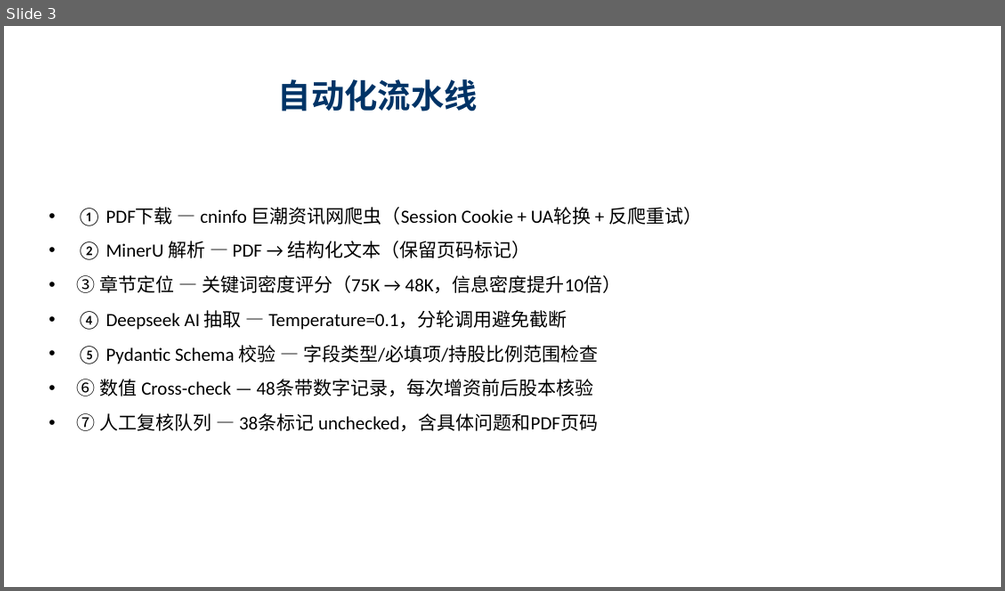
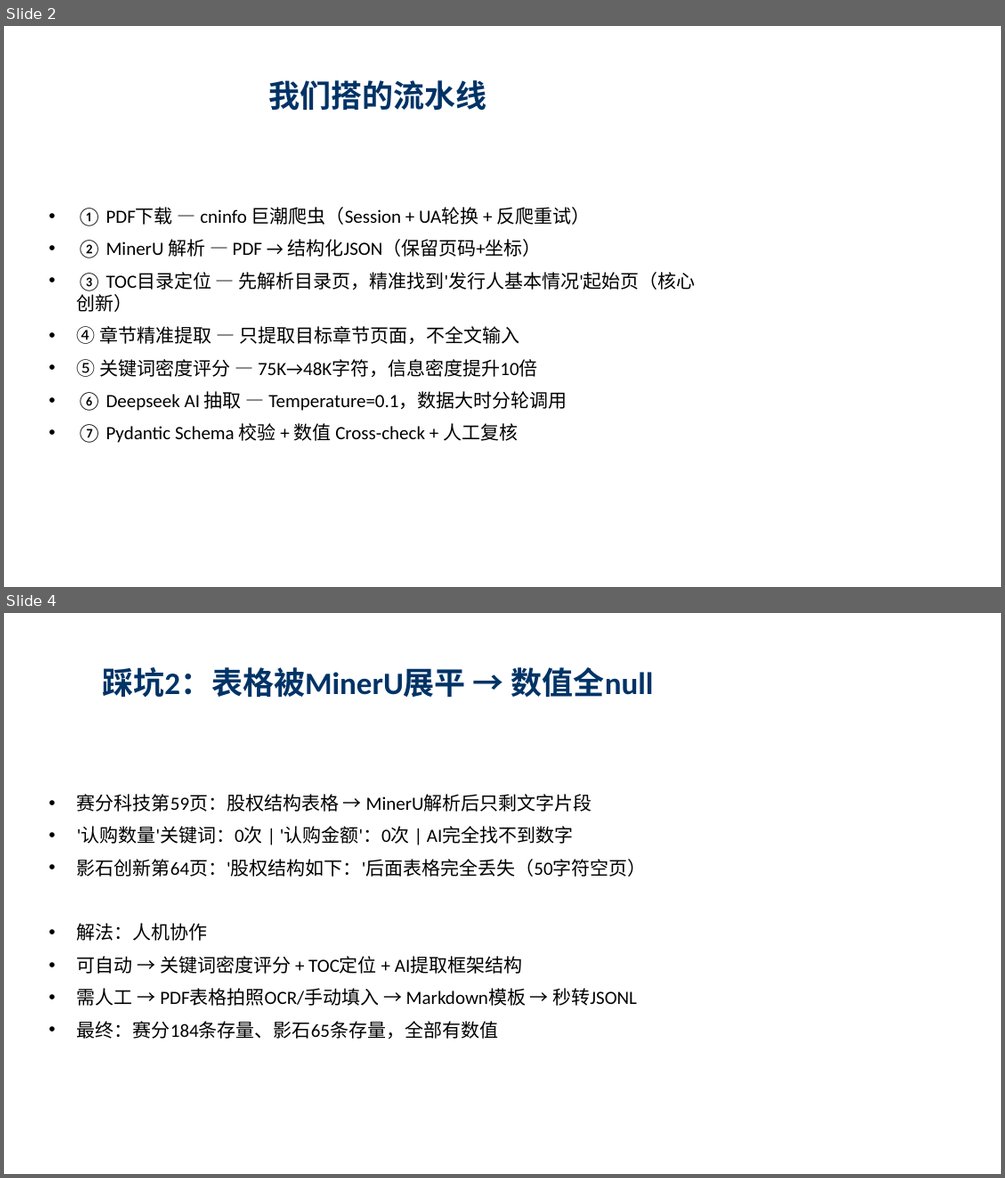
Before and after one commit to flyxx-pro/team-star, a slide deck: presentation/Week3_汇报_刘宇轩_苏宇垚.pptx. Shown one above the other, each under a label of ours: slide 3 before the commit, slides 2 and 4 after it; the slides between them are not shown. The pictures are 1005x591 and 1005x1178 pixels, drawn with LibreOffice and Linux fonts; fonts in the diff are those of the drawing. Boxes give left, top, right and bottom in pixels: in the first picture for what was removed or moved away, otherwise in the second. Text is boxed around its words. In the diff, an @@ line names an element or a change of style, - is before the commit and + after.

Commit message:
[PPT] 最终版-10页-踩坑+解法+TOC创新+对比上周+技术资产

```diff
--- a/presentation/Week3_汇报_刘宇轩_苏宇垚.pptx
+++ b/presentation/Week3_汇报_刘宇轩_苏宇垚.pptx
@@ slide 4 added at [4,613,1001,1174], background #FFFFFF @@
@@ title added at [102,667,654,698], 30 pt, text #003366, bold @@
+踩坑2：表格被MinerU展平 → 数值全null
@@ text added at [77,794,647,1038], 18 pt, text #000000 @@
+• 赛分科技第59页：股权结构表格 → MinerU解析后只剩文字片段
+• '认购数量'关键词：0次 | '认购金额'：0次 | AI完全找不到数字
+• 影石创新第64页：'股权结构如下：'后面表格完全丢失（50字符空页）
+• 解法：人机协作
+• 可自动 → 关键词密度评分 + TOC定位 + AI提取框架结构
+• 需人工 → PDF表格拍照OCR/手动填入 → Markdown模板 → 秒转JSONL
+• 最终：赛分184条存量、影石65条存量，全部有数值
@@ what was slide 3 is now slide 2 @@
@@ slide 2 changed as well @@
@@ title at [269,80,487,111]: text changed; size 32 to 30 pt @@
-自动化流水线
+我们搭的流水线
@@ text at [77,207,696,443]: text changed @@
-• ① PDF下载 — cninfo 巨潮资讯网爬虫（Session Cookie + UA轮换 + 反爬重试）
-• ② MinerU 解析 — PDF → 结构化文本（保留页码标记）
-• ③ 章节定位 — 关键词密度评分（75K → 48K，信息密度提升10倍）
-• ④ Deepseek AI 抽取 — Temperature=0.1，分轮调用避免截断
-• ⑤ Pydantic Schema 校验 — 字段类型/必填项/持股比例范围检查
-• ⑥ 数值 Cross-check — 48条带数字记录，每次增资前后股本核验
-• ⑦ 人工复核队列 — 38条标记 unchecked，含具体问题和PDF页码
+• ① PDF下载 — cninfo 巨潮爬虫（Session + UA轮换 + 反爬重试）
+• ② MinerU 解析 — PDF → 结构化JSON（保留页码+坐标）
+• ③ TOC目录定位 — 先解析目录页，精准找到'发行人基本情况'起始页（核心创新）
+• ④ 章节精准提取 — 只提取目标章节页面，不全文输入
+• ⑤ 关键词密度评分 — 75K→48K字符，信息密度提升10倍
+• ⑥ Deepseek AI 抽取 — Temperature=0.1，数据大时分轮调用
+• ⑦ Pydantic Schema 校验 + 数值 Cross-check + 人工复核
```
Also in this commit, not shown: 5 other slides changed, 3 other slides added, 4 slides removed, 2 other files.
